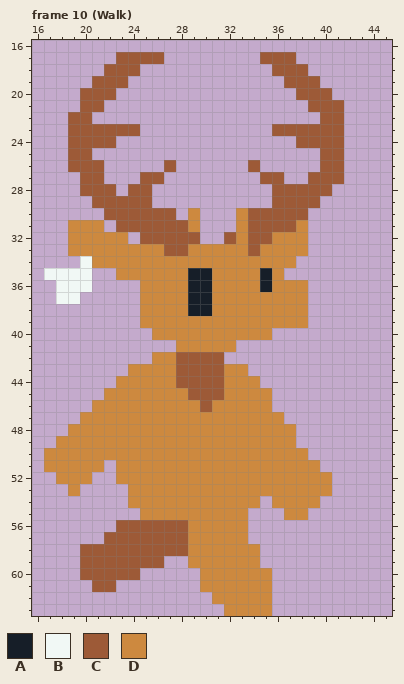
Pixel-art file, stored at Ludum Dare 57/Assets/Character/Character.aseprite. The picture above was drawn from the file before the commit.
64x64 pixels, 19 frames. Shown: frame 10 (Walk): x 16..45, y 16..63. The commit also changed other frames, which this record leaves out.
Visible layers, top first: "Head/Layer 16", "Head/Layer 15", "Head/Layer 7", "Head/Layer 17", "Head/Layer 12", "Head/a1", "Head/Layer 9", "Head/a2", "Head/Layer 13", "Layer 4", "Layer 3", "Layer 5", "Layer 10", "Layer 11", "Layer 2".
Palette (. is transparent): A #161e28  B #f1f8f5  C #9d5a37  D #cd893f
Pixels before, frame 10 (Walk), first column x 17:
17 ......CCCC........CCC....
18 .....CCC...........CCC...
19 ....CCC.............CCC..
20 ...CCC...............CCC.
21 ...CC.................CCC
22 ..CC...................CC
23 ..CCCCCC...........CCCCCC
24 ..CCCC...............CCCC
25 ..CC...................CC
26 ..CCC.....C......C.....CC
27 ...CC...CC........CC..CCC
28 ...CCC.CC..........CCCCC.
29 ....CCCCC..........CCCC..
30 .....CCCCCC.D...DCCCCC...
31 ..DDD.CCCCCCD...DCCCCD...
32 ..DDDDD.CCCCC..CDCCDDD...
33 ..DDDDDDDDCCDDDDDCDDDD...
34 ...BDDDDDDDDDDDDDDDDD....
35 BBBB..DDDDDDAADDDDAD.....
36 .BBB....DDDDAADDDDADDD...
37 .BB.....DDDDAADDDDDDDD...
38 ........DDDDAADDDDDDDD...
39 ........DDDDDDDDDDDDDD...
40 .........DDDDDDDDDD......
41 ...........DDDDD.........
42 .........DDCCCC..........
43 .......DDDDCCCCDD........
44 ......DDDDDCCCCDDD.......
45 .....DDDDDDDCCCDDDD......
46 ....DDDDDDDDDCDDDDD......
47 ...DDDDDDDDDDDDDDDDD.....
48 ..DDDDDDDDDDDDDDDDDDD....
49 .DDDDDDDDDDDDDDDDDDDD....
50 DDDDDDDDDDDDDDDDDDDDDD...
51 DDDDD.DDDDDDDDDDDDDDDDD..
52 .DDD..DDDDDDDDDDDDDDDDDD.
53 ..D....DDDDDDDDDDDDDDDDD.
54 .......DDDDDDDDDDD.DDDD..
55 ........DDDDDDDDD...DD...
56 ......CCCCCCDDDDD........
57 .....CCCCCCCDDDDD........
58 ...CCCCCCCCCDDDDDD.......
59 ...CCCCCCC..DDDDDD.......
60 ...CCCCC.....DDDDDD......
61 ....CC.......DDDDDD......
62 ..............DDDDD......
63 ...............DDDD......
And afterwards:
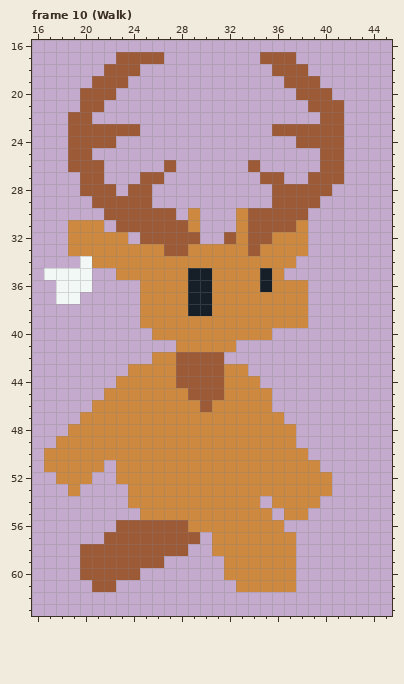
Change:
Frame 10 (Walk), layer "Layer 3":
Colour D becomes colour C in row 57 at x 29.
The author put colour D in row 55 at x 34 to 35; in row 56 at x 34 to 36; in row 57 at x 34 to 37; in rows 58 to 59 at x 35 to 37; in rows 60 to 61 at x 36 to 37.
Colour D is removed in row 57 at x 30; in row 58 at x 29 to 30; in row 59 at x 29 to 31; in row 60 at x 30 to 31; in row 61 at x 30 to 32; in row 62 at x 31 to 35.
Colour D is removed in row 63 at x 32 to 35.
Boxes around the changes in both pictures, in picture pixels (x1, y1, x2, y2):
changed: (188, 508, 296, 616)
